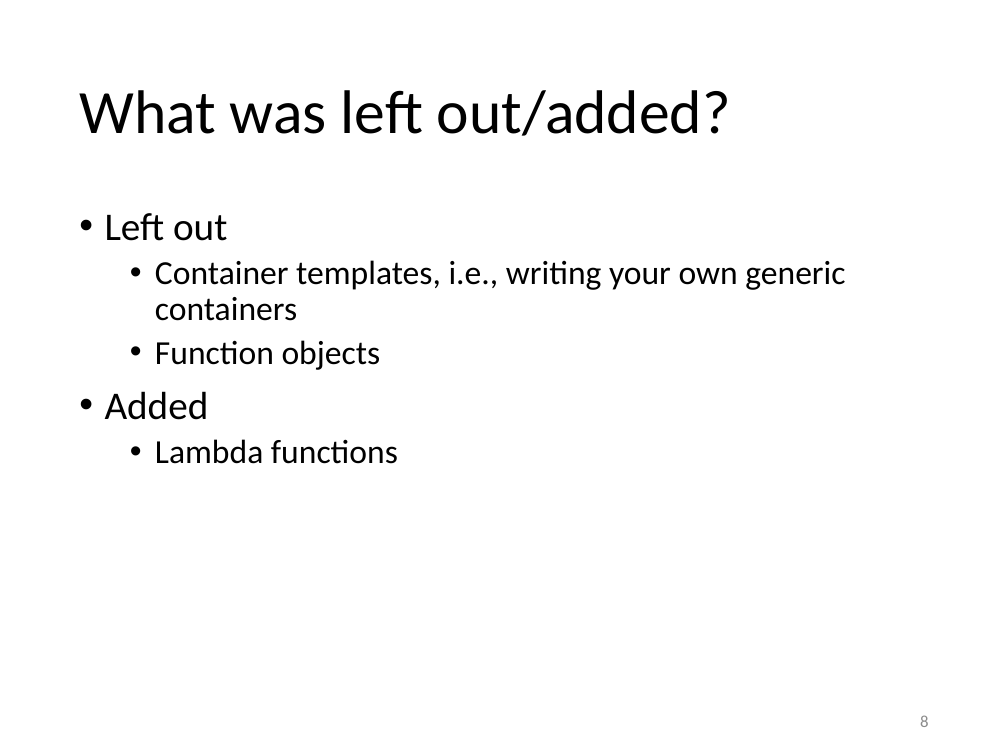
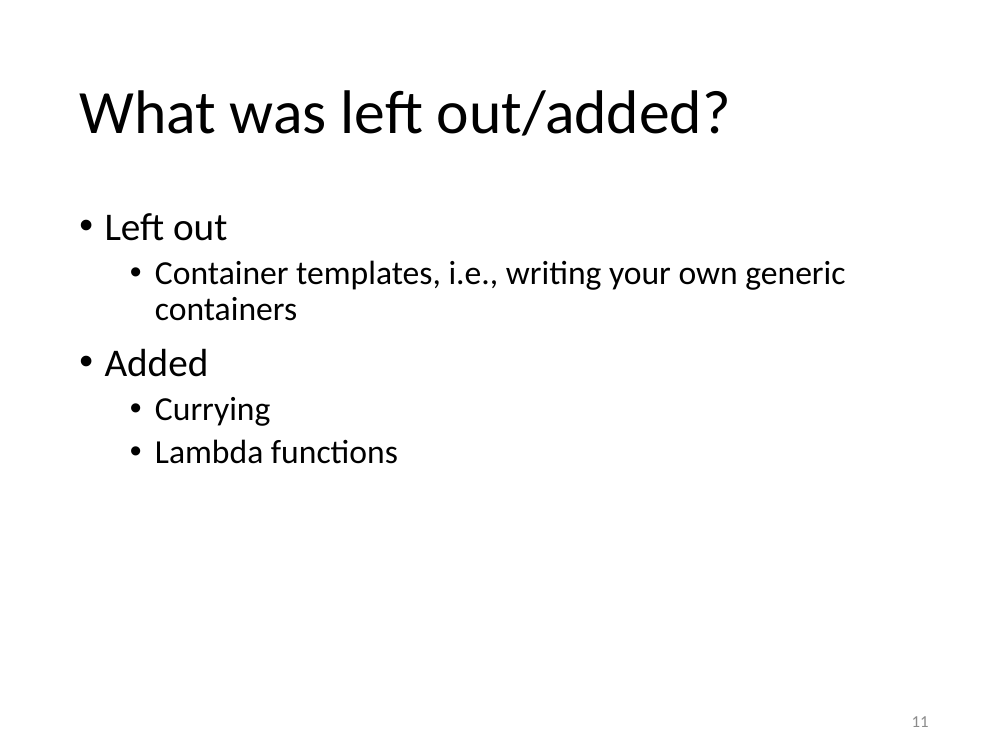
Before and after one commit to gjbex/training-material, a slide deck: slide 11 of CPlusPlus/05_essential_cpp_templates.pptx (slide 8 before the commit). Drawn at 1008x756 pixels with LibreOffice and Linux fonts; fonts in the diff are those of the drawing. Boxes give left, top, right and bottom in pixels: in the first picture for what was removed or moved away, otherwise in the second. Text is boxed around its words. In the diff, an @@ line names an element or a change of style, - is before the commit and + after.

Commit message:
Added motivating example for function objects; slide on function objects

```diff
--- a/CPlusPlus/05_essential_cpp_templates.pptx
+++ b/CPlusPlus/05_essential_cpp_templates.pptx
@@ text at (155,340,381,370): paragraph removed @@
-  • Function objects
@@ text at (155,397,270,426): paragraph added @@
+  • Currying
@@ page number at (912,716,929,727): text changed @@
-8
+11
```
Also in this commit, not shown: 1 other slide changed, 3 slides added.
